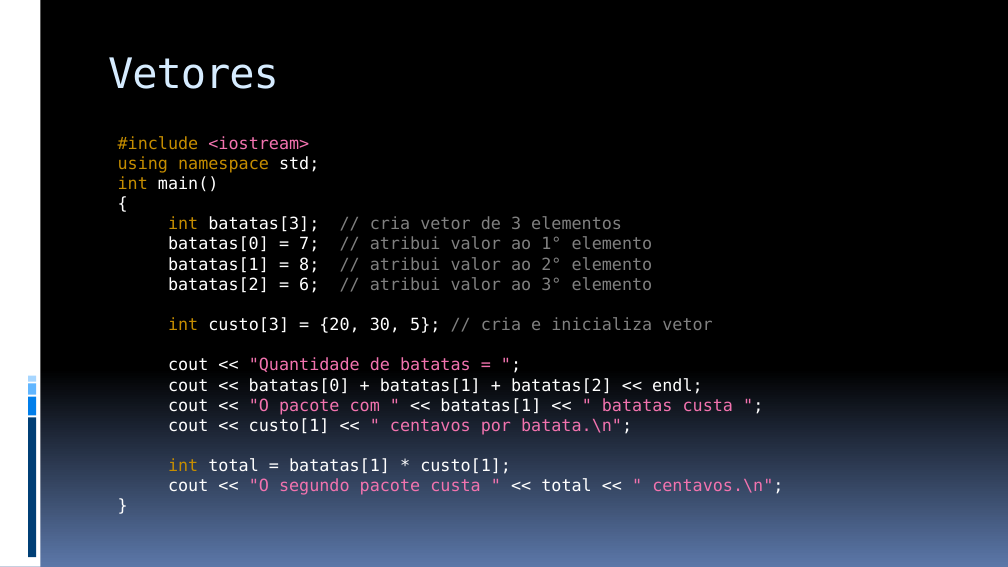
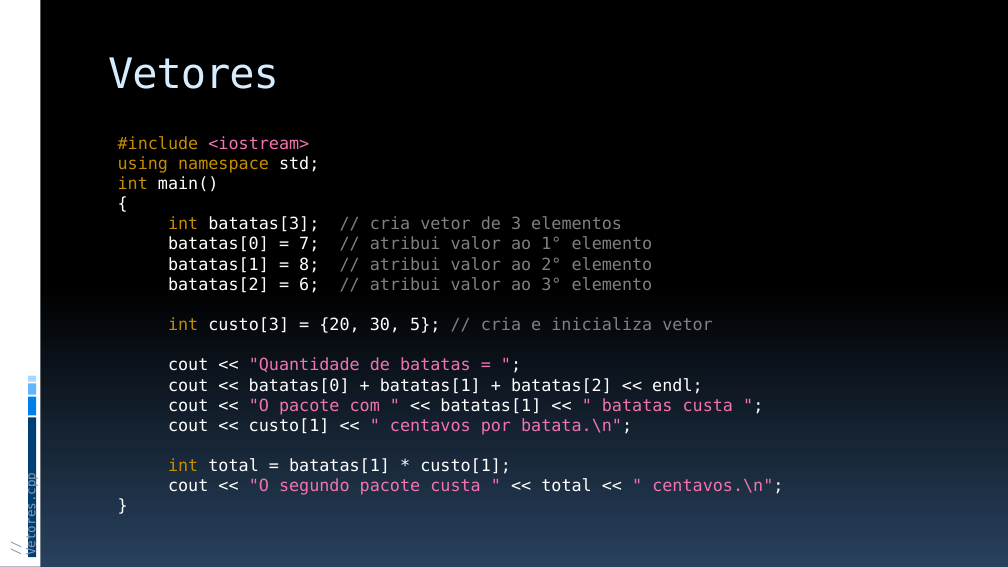
Before and after one commit to JudsonSS/ProgComp, a slide deck: slide 15 of Slides/10. Vetores.pptx. Drawn at 1008x567 pixels with LibreOffice and Linux fonts; fonts in the diff are those of the drawing. Boxes give left, top, right and bottom in pixels: in the first picture for what was removed or moved away, otherwise in the second. Text is boxed around its words. In the diff, an @@ line names an element or a change of style, - is before the commit and + after.

Commit message:
Novo Design

```diff
--- a/Slides/10. Vetores.pptx
+++ b/Slides/10. Vetores.pptx
@@ background gradient #000000 to #5B77A8 to gradient #000000 to #28415E @@
@@ text added at (24, 480, 39, 553), 12 pt, text #8E9BB0 @@
+// Vetores.cpp
```
Also in this commit, not shown: 29 other slides changed, 1 slide removed.
